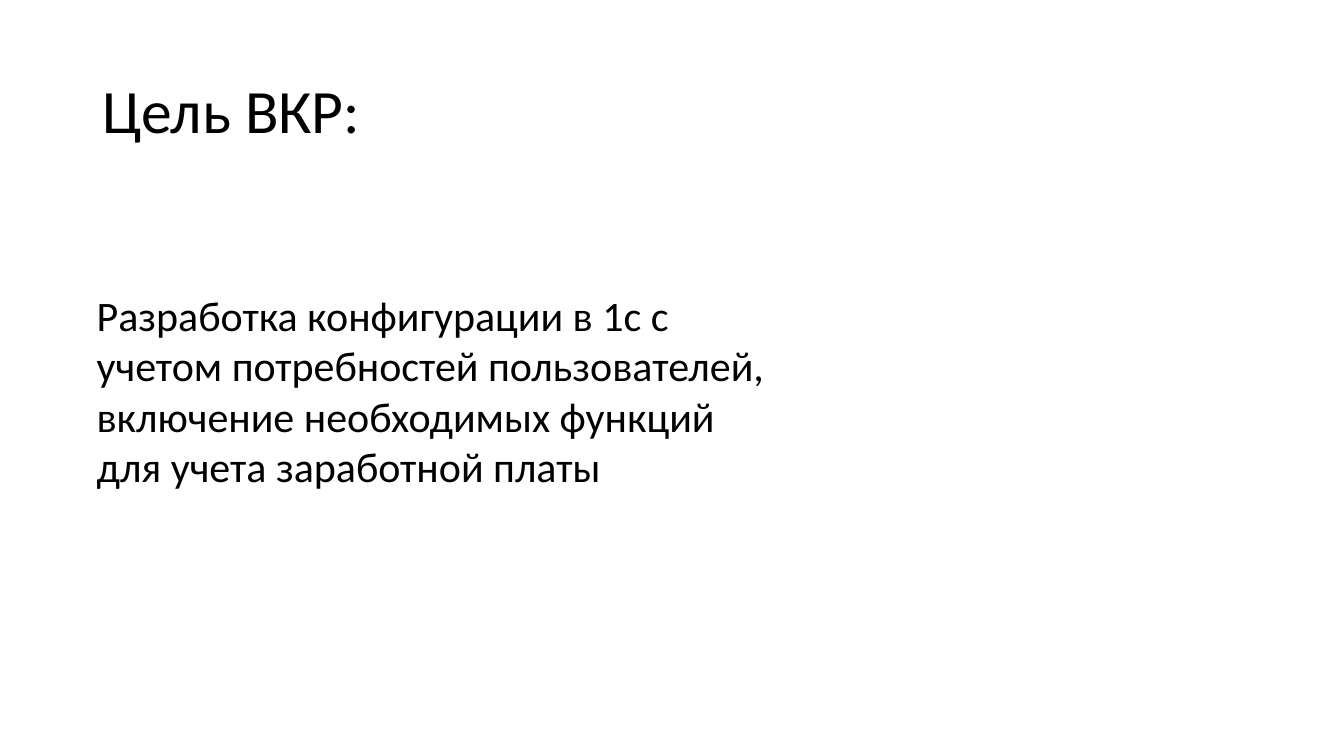
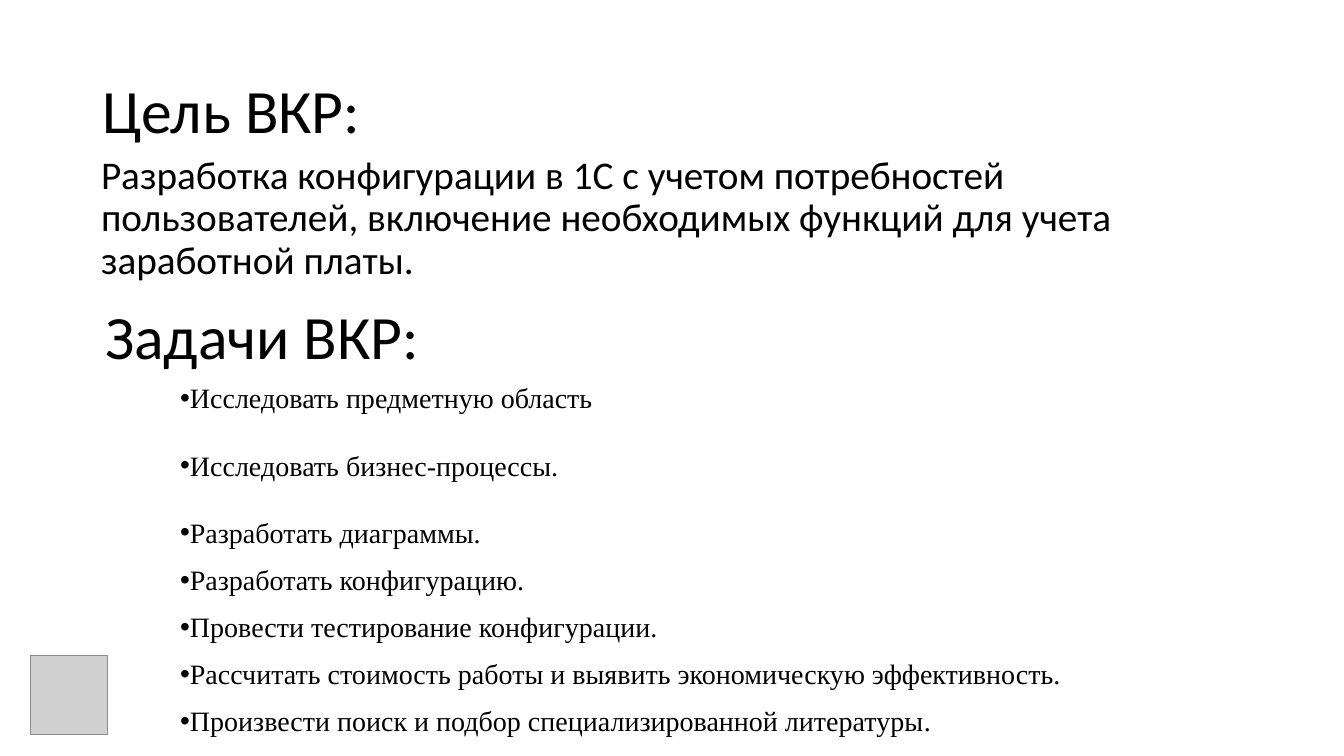
Before and after one commit to joyzen0/VKR, a slide deck: slide 2 of ВКР/Ерохин_ВКР.pptx. Drawn at 1344x756 pixels with LibreOffice and Linux fonts; fonts in the diff are those of the drawing; grey boxes stand for pictures. Boxes give left, top, right and bottom in pixels: in the first picture for what was removed or moved away, otherwise in the second. Text is boxed around its words. In the diff, an @@ line names an element or a change of style, - is before the commit and + after.

```diff
--- a/ВКР/Ерохин_ВКР.pptx
+++ b/ВКР/Ерохин_ВКР.pptx
@@ text "Разработка конфигурации в 1С с ..." at [101, 162, 1111, 281]: vertical alignment top to middle @@
@@ text at [101, 162, 1111, 281]: text changed; size 30 to 28 pt @@
-Разработка конфигурации в 1с с учетом потребностей пользователей, включение необходимых функций для учета заработной платы
+Разработка конфигурации в 1С с учетом потребностей пользователей, включение необходимых функций для учета заработной платы.
@@ text added at [105, 319, 420, 369], 44 pt, text #000000 @@
+Задачи ВКР:
@@ text added at [190, 388, 1060, 736], 20 pt, text #000000 @@
+• Исследовать предметную область
+• Исследовать бизнес-процессы.
+• Разработать диаграммы.
+• Разработать конфигурацию.
+• Провести тестирование конфигурации.
+• Рассчитать стоимость работы и выявить экономическую эффективность.
+• Произвести поиск и подбор специализированной литературы.
@@ picture added at [30, 655, 108, 735] @@
```
Also in this commit, not shown: 6 other slides changed, 4 slides added, 2 slides removed, 3 other files.
